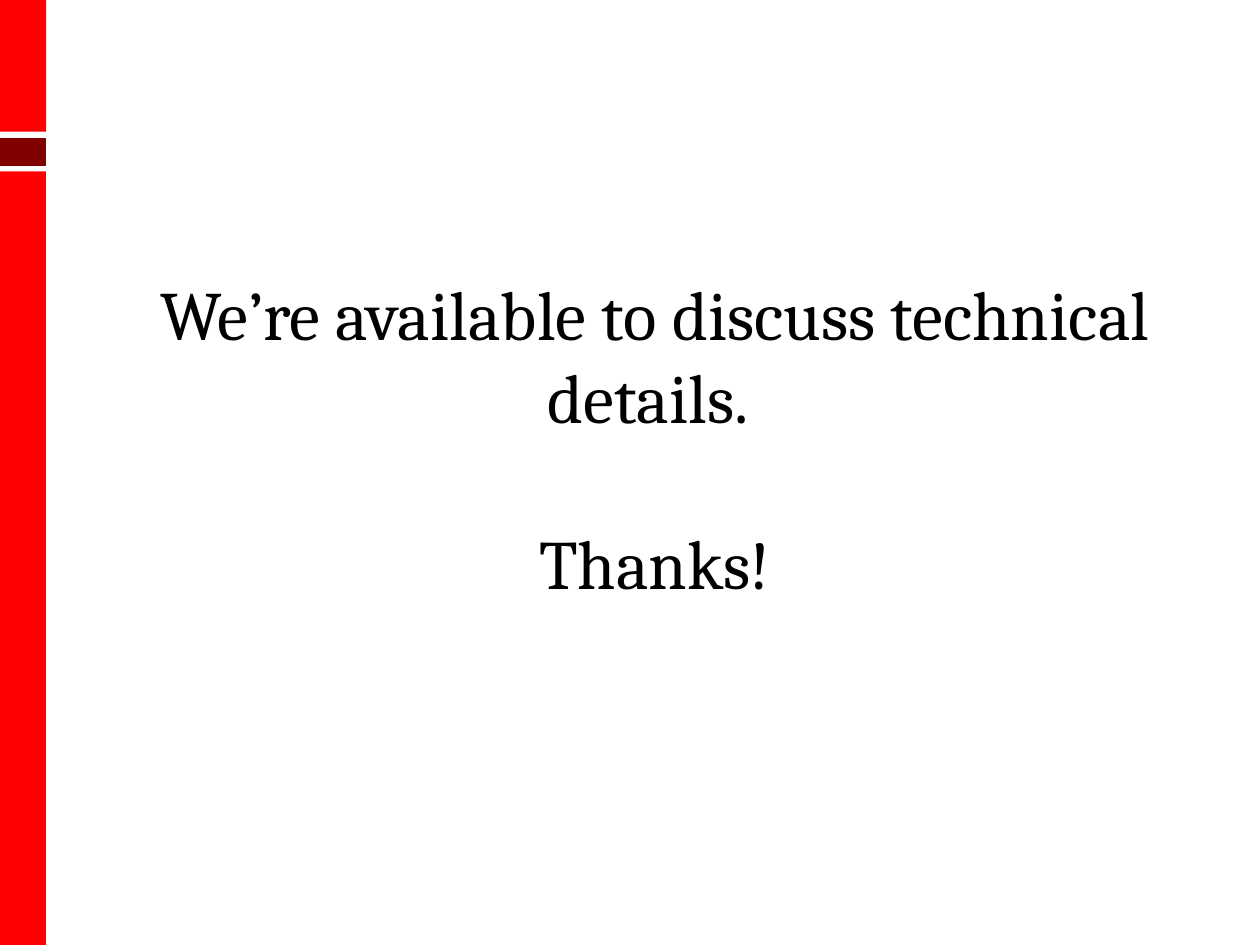
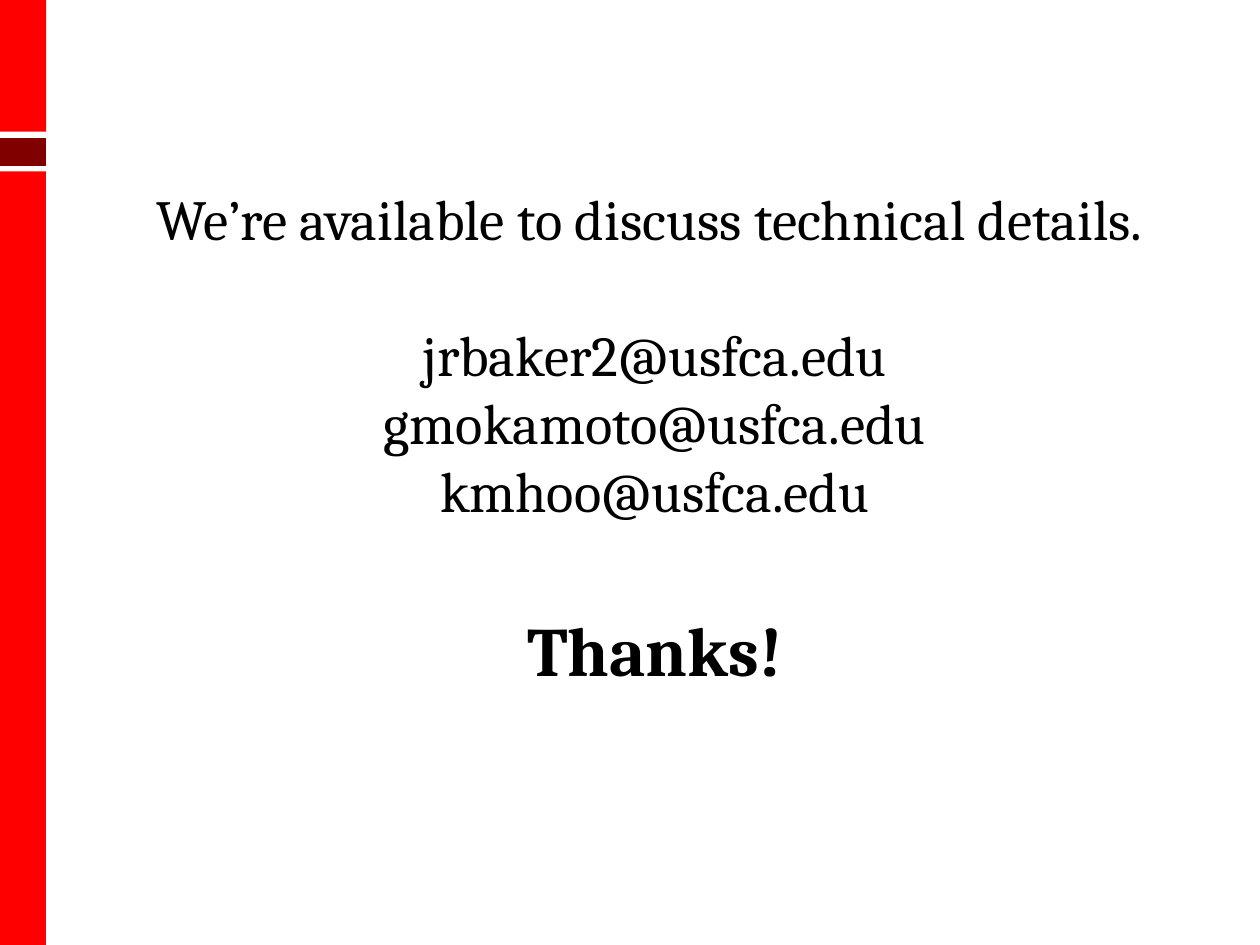
Before and after one commit to kmhoo/AdvancedMLProject, a slide deck: slide 8 of advML_final_presentation.pptx. Drawn at 1260x945 pixels with LibreOffice and Linux fonts; fonts in the diff are those of the drawing. Boxes give left, top, right and bottom in pixels: in the first picture for what was removed or moved away, otherwise in the second. Text is boxed around its words. In the diff, an @@ line names an element or a change of style, - is before the commit and + after.

```diff
--- a/advML_final_presentation.pptx
+++ b/advML_final_presentation.pptx
@@ title at [156,200,1142,677]: text changed; size 39.6 to 32.4 pt @@
-We’re available to discuss technical details.
-Thanks!
+We’re available to discuss technical details.
+jrbaker2@usfca.edu
+gmokamoto@usfca.edu
+kmhoo@usfca.edu
+Thanks!
```
Also in this commit, not shown: 2 other slides changed.
